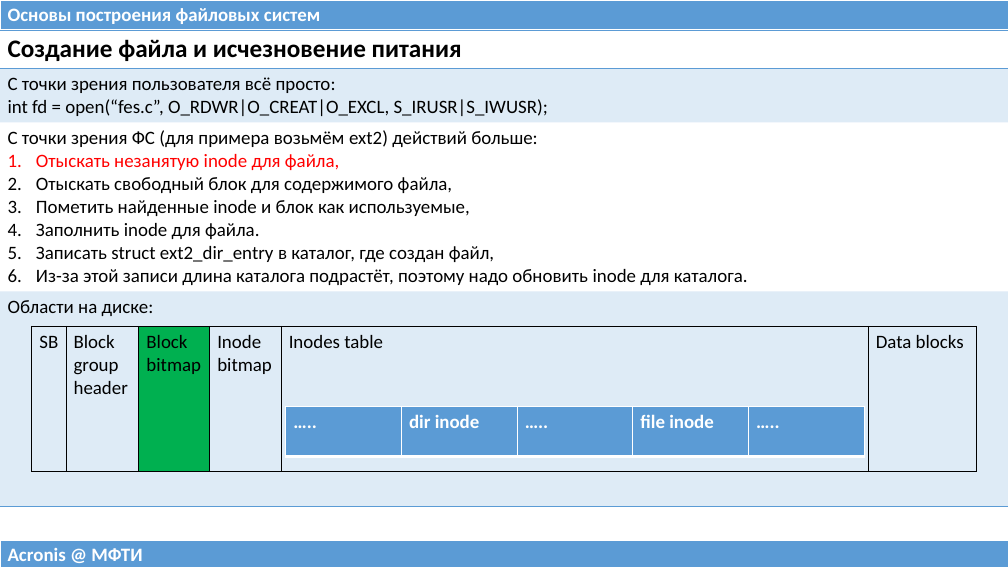
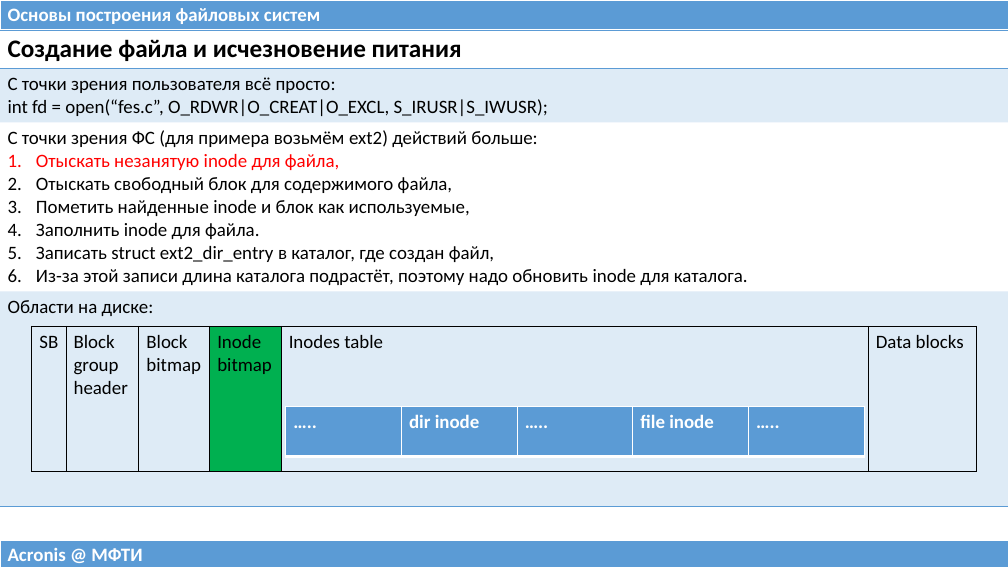
Before and after one commit to 75cc8545e7b021ed280ed0ef99fc7fc4/filesystems-101, a slide deck: slide 5 of talks/src/class04.pptx. Drawn at 1008x567 pixels with LibreOffice and Linux fonts; fonts in the diff are those of the drawing. Boxes give left, top, right and bottom in pixels: in the first picture for what was removed or moved away, otherwise in the second. Text is boxed around its words. In the diff, an @@ line names an element or a change of style, - is before the commit and + after.

```diff
--- a/talks/src/class04.pptx
+++ b/talks/src/class04.pptx
@@ table at <box>32,327,977,472</box> @@
@@ fill #00B050 to none in row 1, column 3 @@
@@ fill none to #00B050 in row 1, column 4 @@
```
Also in this commit, not shown: 7 other slides changed, 1 slide added, 7 other files.
